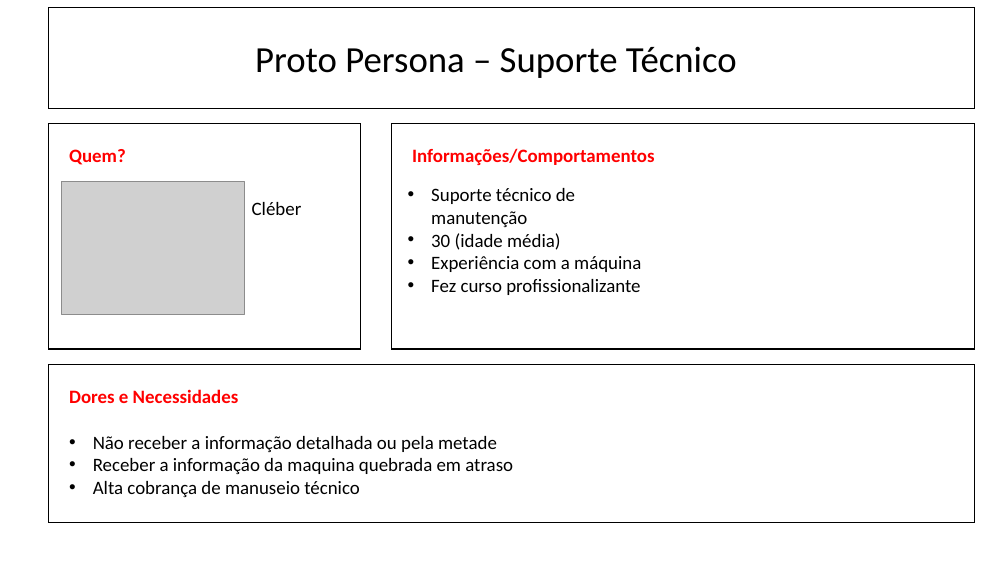
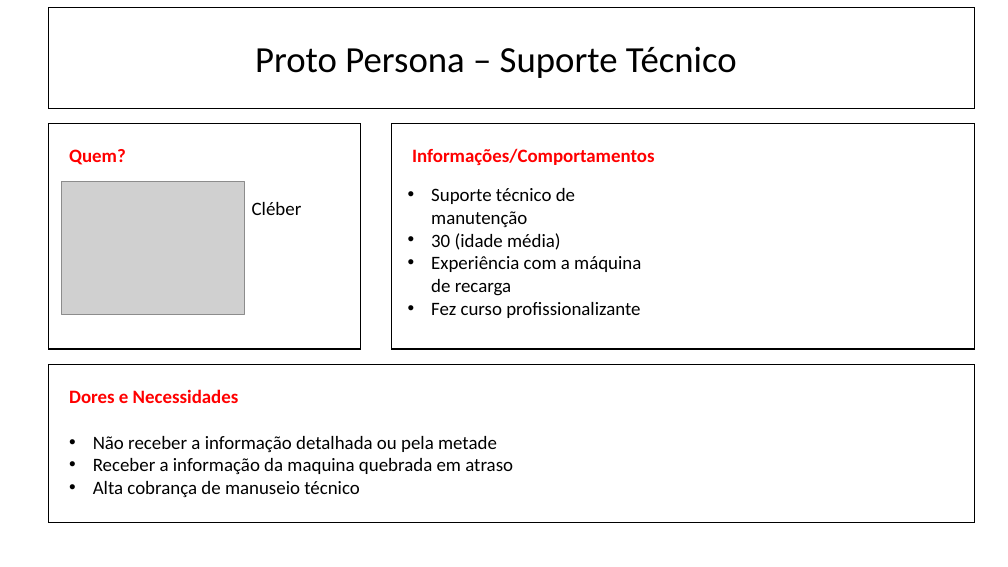
Before and after one commit to BandTec/grupo-06-adsa-20201, a slide deck: slide 2 of docs/Proto Persona.pptx. Drawn at 1008x567 pixels with LibreOffice and Linux fonts; fonts in the diff are those of the drawing; grey boxes stand for pictures. Boxes give left, top, right and bottom in pixels: in the first picture for what was removed or moved away, otherwise in the second. Text is boxed around its words. In the diff, an @@ line names an element or a change of style, - is before the commit and + after.

```diff
--- a/docs/Proto Persona.pptx
+++ b/docs/Proto Persona.pptx
@@ text at box(431, 256, 641, 296): text changed @@
-• Experiência com a máquina
+• Experiência com a máquina de recarga
```
Also in this commit, not shown: 1 other slide changed, 1 other file.
